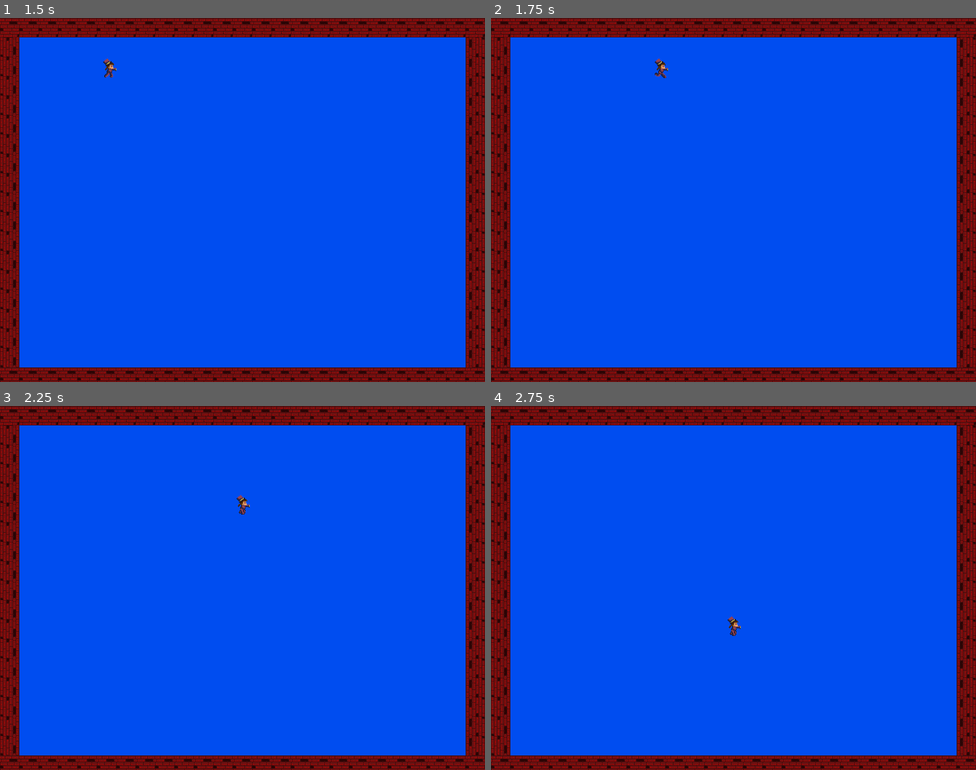
Above: before the commit, frames 1-4 (two rows, left to right).
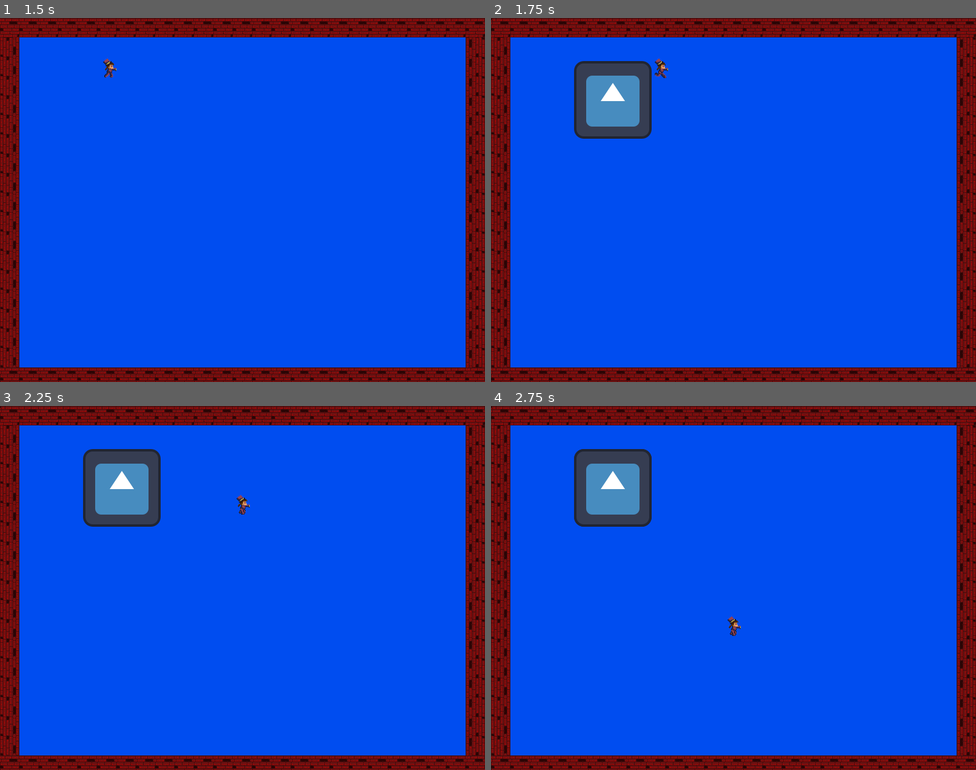
Above: after the commit, the same moments.

Repository: Atron1792/LimboLTD_CalgaryHacks2024
Game: Godot game, scene res://scenes/Menus/Main_menu.tscn
The game is run twice, just before and just after one commit, with the same random seed, the same clock (stepped at 60 frames per second) and the same inputs. The engine's default icon, where the game draws it, is replaced by a stand-in: a white triangle on a blue panel in a dark square.
Inputs:
- Up to frame 1 (1.5 s): click "Start" at 0.5 s; tap Enter at 1.25 s; hold Right (ui_right) from 1.28 s (still down)
- Up to frame 2 (1.75 s): keep holding Right (ui_right)
- Up to frame 3 (2.25 s): release Right (ui_right) at 2.03 s; hold Down (ui_down) from 2.03 s (still down)
- Up to frame 4 (2.75 s): keep holding Down (ui_down)

Frame 1 is identical in both runs. In frame 2, 3.4% of the frame differs, in the area x 0-34%, y 0-34%; in frame 3, 3.4%; in frame 4, 3.4%.
Error before the commit: Parse Error: Too few arguments for "load()" call. Expected at least 1 but received 0. (res://enemies/enemy_controller.gd:4)

Commit message:
idk

Diff:
--- a/enemies/enemy_controller.gd
+++ b/enemies/enemy_controller.gd
@@ -1,7 +1,7 @@
 extends Node2D
 
 var placeholder_enemy_scene = load("res://scenes/mob.tscn")
-var eye_scene = load()
+var eye_scene = load("res://enemies/eye_enemy.tscn")
 @onready var timer = 2
 
 # Called when the node enters the scene tree for the first time.
@@ -26,9 +26,13 @@
 	placeholder_enemy.position = Vector2(position_x, position_y)
 	add_child(placeholder_enemy)
 
+func spawn_enemy(enemy_scene, position_x, position_y):
+	var instance = enemy_scene.instantiate()
+	instance.position = Vector2(position_x, position_y)
 
 func _on_eye_spawner_timeout():
 	var eye = eye_scene.instantiate()
+	add_child(eye)
 	pass # Replace with function body.
 
 
